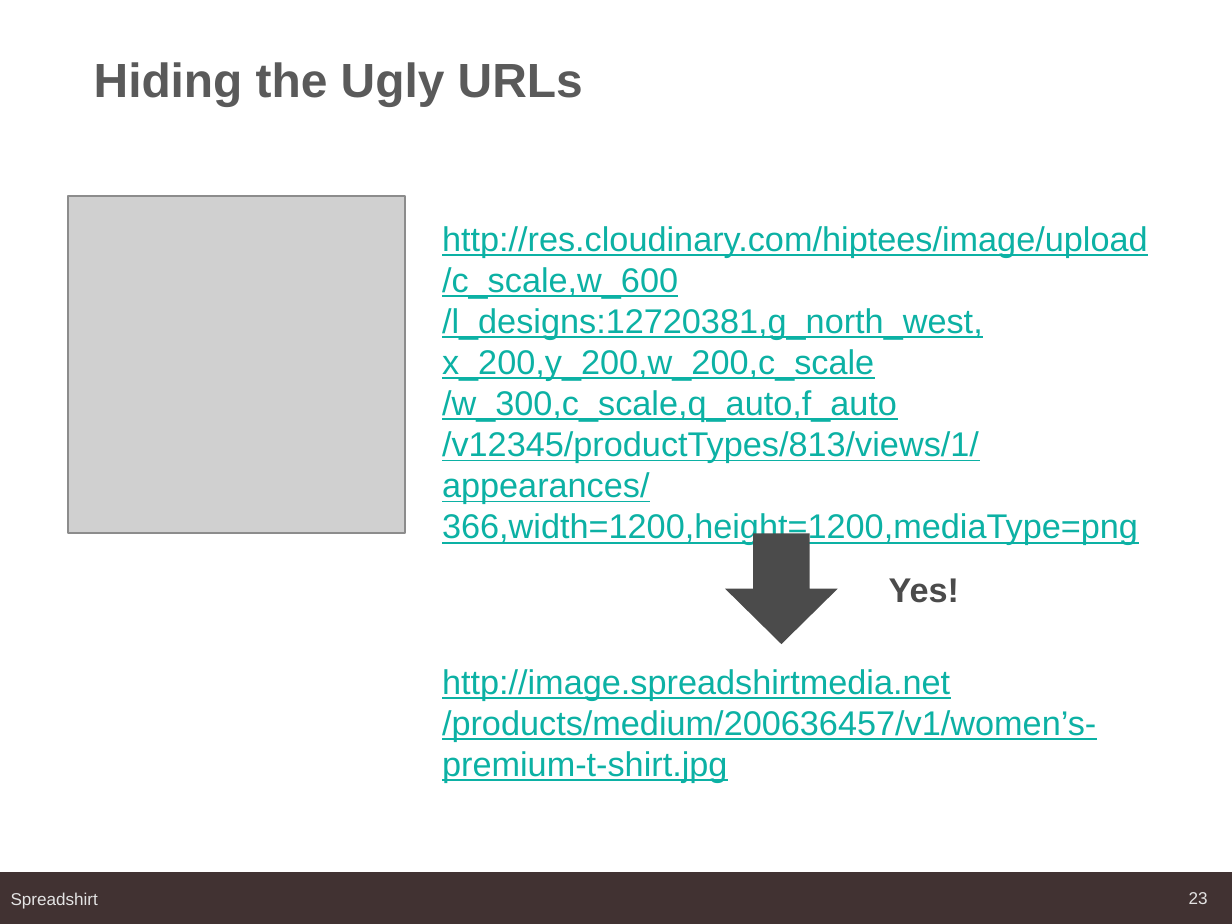
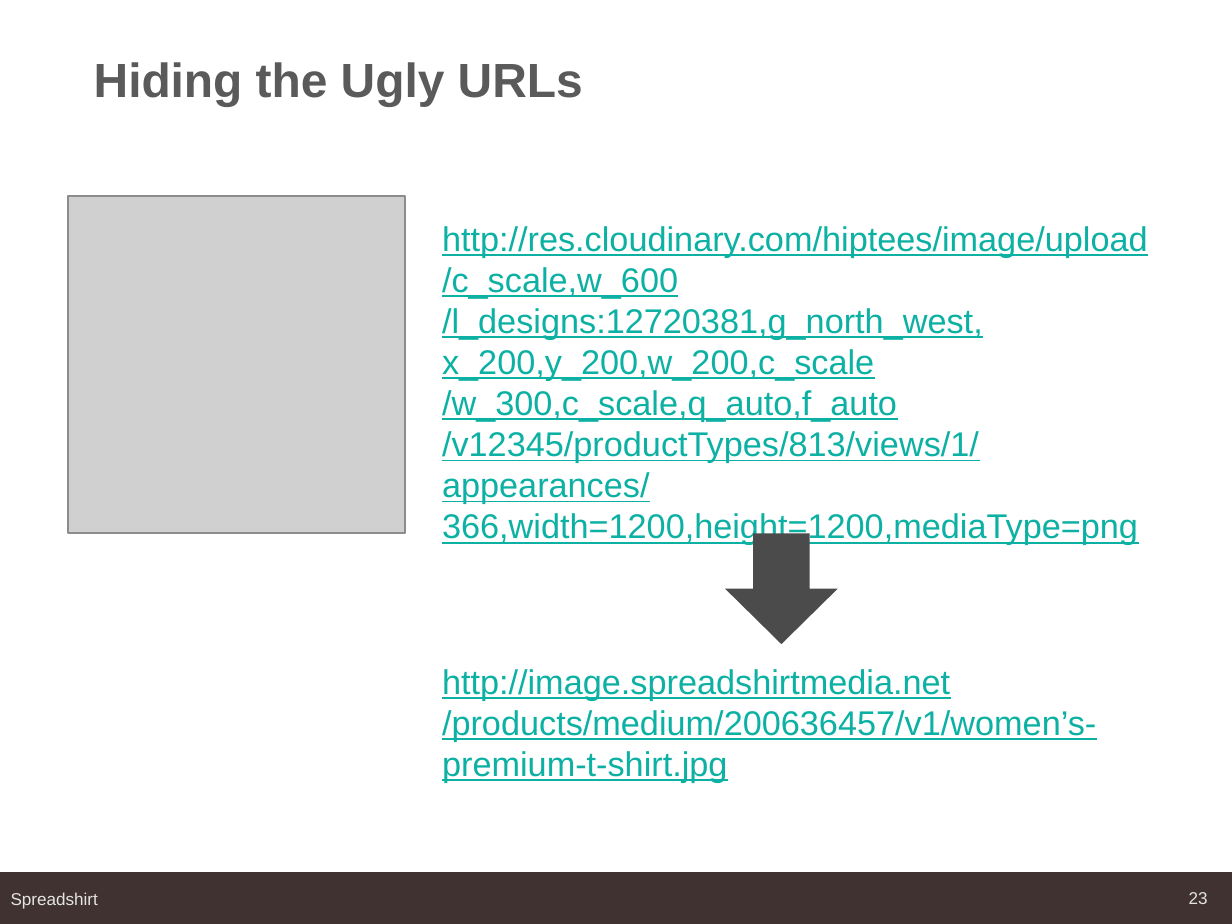
Before and after one commit to mbreest/cloudinary-image-server, a slide deck: slide 23 of rendering_spreadshirt_product_images_using_cloudinary.pptx. Drawn at 1232x924 pixels with LibreOffice and Linux fonts; fonts in the diff are those of the drawing; grey boxes stand for pictures; background and template pictures are left out. Boxes give left, top, right and bottom in pixels: in the first picture for what was removed or moved away, otherwise in the second. Text is boxed around its words. In the diff, an @@ line names an element or a change of style, - is before the commit and + after.

```diff
--- a/rendering_spreadshirt_product_images_using_cloudinary.pptx
+++ b/rendering_spreadshirt_product_images_using_cloudinary.pptx
@@ text removed at bbox=[889, 578, 959, 603] @@
-Yes!
```
Also in this commit, not shown: 2 other slides changed.
